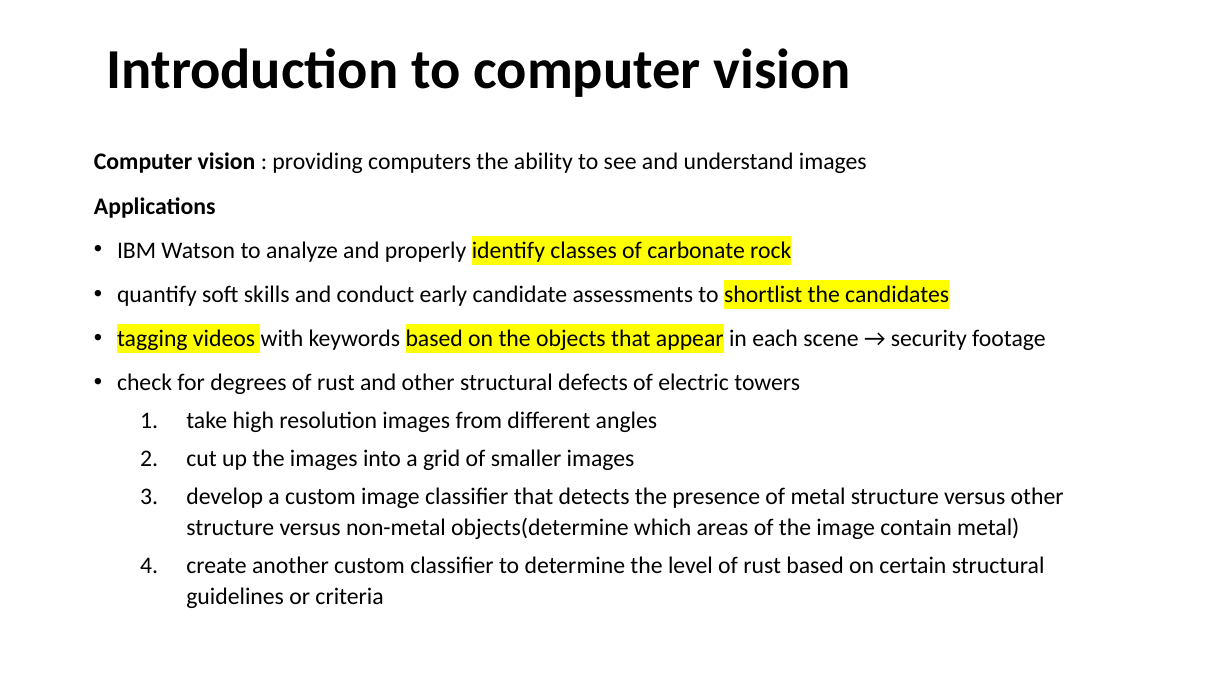
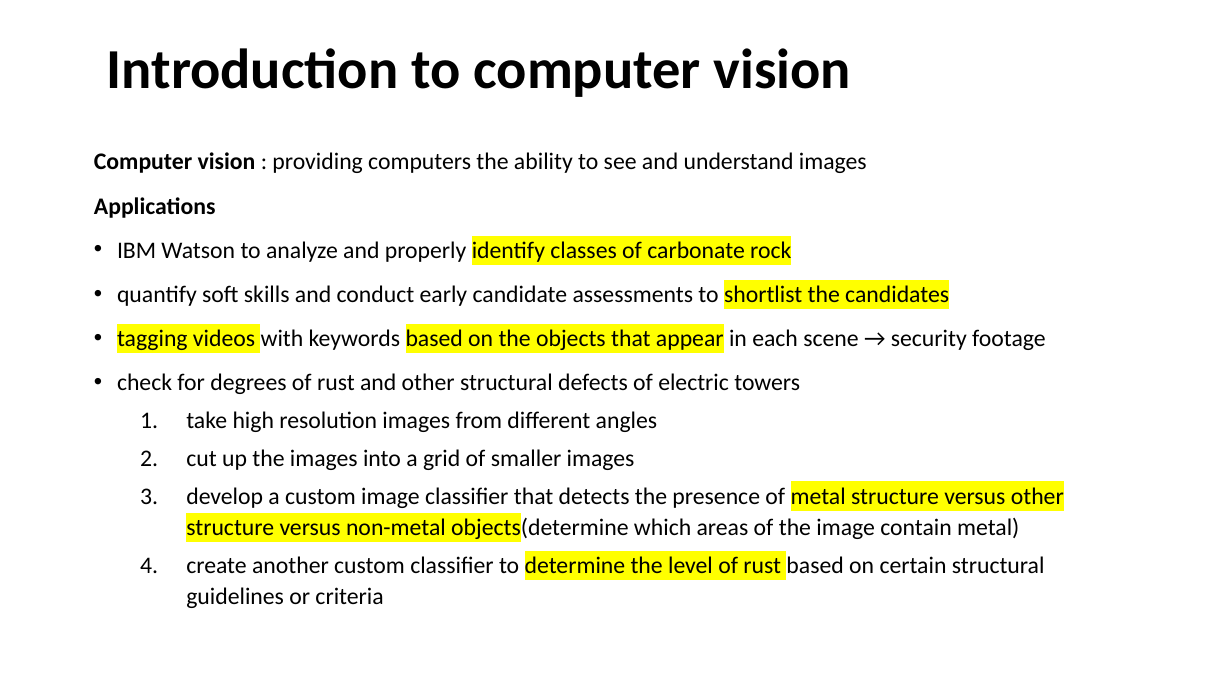
Before and after one commit to yimethan/computer_vision_study, a slide deck: slide 2 of week1_2/week1_2.pptx. Drawn at 1232x693 pixels with LibreOffice and Linux fonts; fonts in the diff are those of the drawing. Boxes give left, top, right and bottom in pixels: in the first picture for what was removed or moved away, otherwise in the second. Text is boxed around its words. In the diff, an @@ line names an element or a change of style, - is before the commit and + after.

```diff
--- a/week1_2/week1_2.pptx
+++ b/week1_2/week1_2.pptx
@@ text at (186, 487, 1064, 608): highlight none to #FFFF00 in "metal structure versus other structure versus non-metal ...", "determine the level of rust" @@
```
Also in this commit, not shown: 3 other slides changed, 3 other files.
